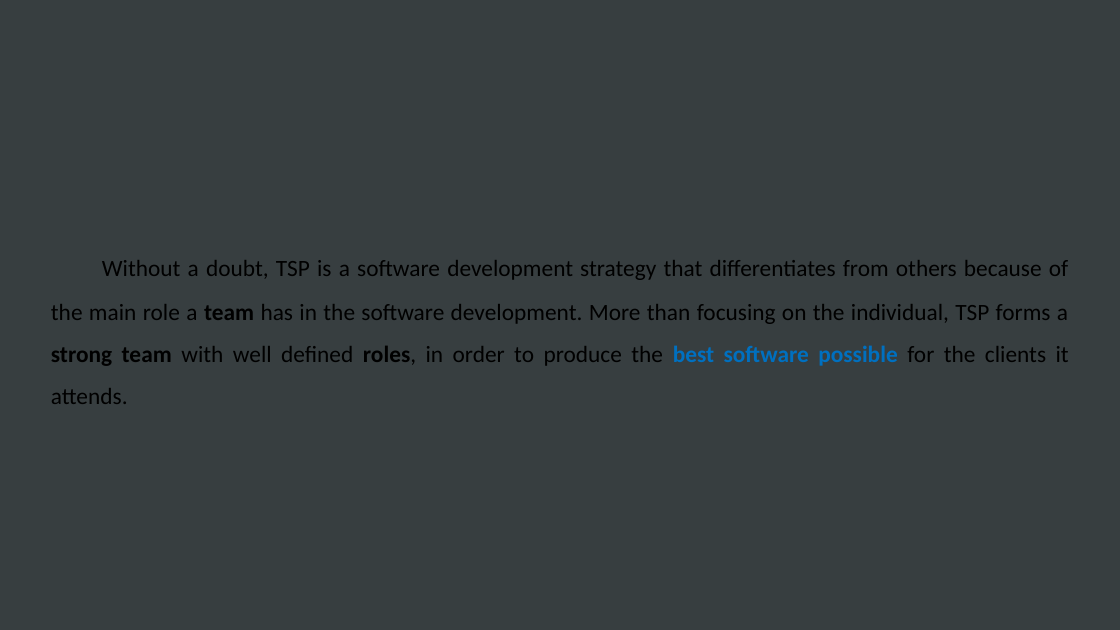
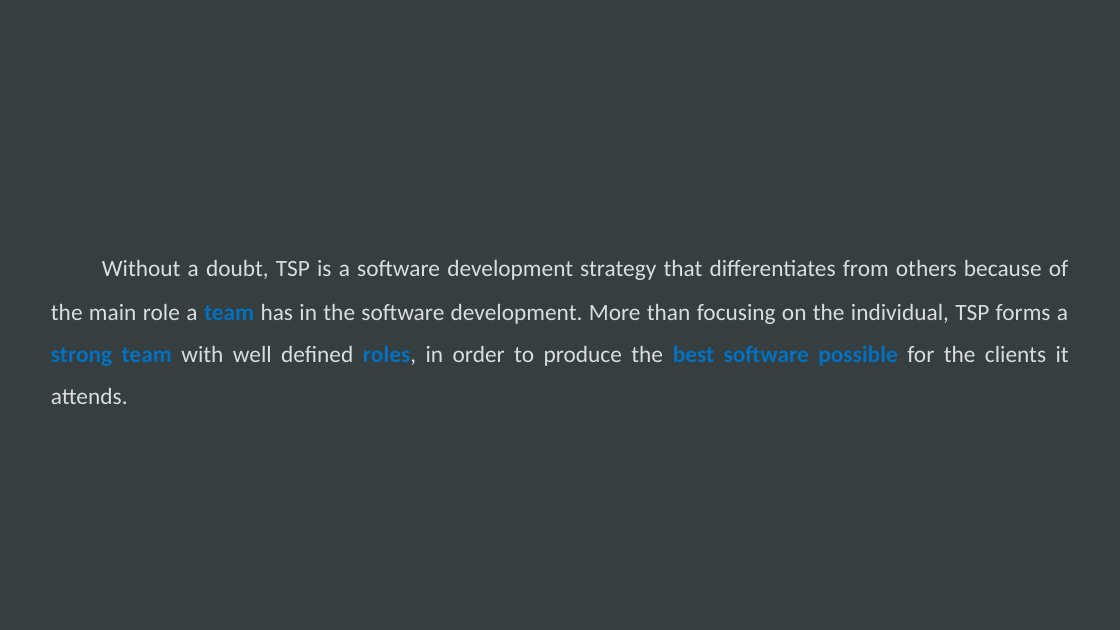
Before and after one commit to eduardamsc/FEUP-ESOF, a slide deck: slide 10 of Slide deck.pptx. Drawn at 1120x630 pixels with LibreOffice and Linux fonts; fonts in the diff are those of the drawing. Boxes give left, top, right and bottom in pixels: in the first picture for what was removed or moved away, otherwise in the second. Text is boxed around its words. In the diff, an @@ line names an element or a change of style, - is before the commit and + after.

```diff
--- a/Slide deck.pptx
+++ b/Slide deck.pptx
@@ text "Without a doubt, TSP is ..." at (51, 260, 1069, 404): text colour #000000 to #D9DDDF in "Without a doubt, TSP is a software ..."; text colour #000000 to #0070C0 in "team strong team roles," @@
```
Also in this commit, not shown: 8 other slides changed, 1 other file.
